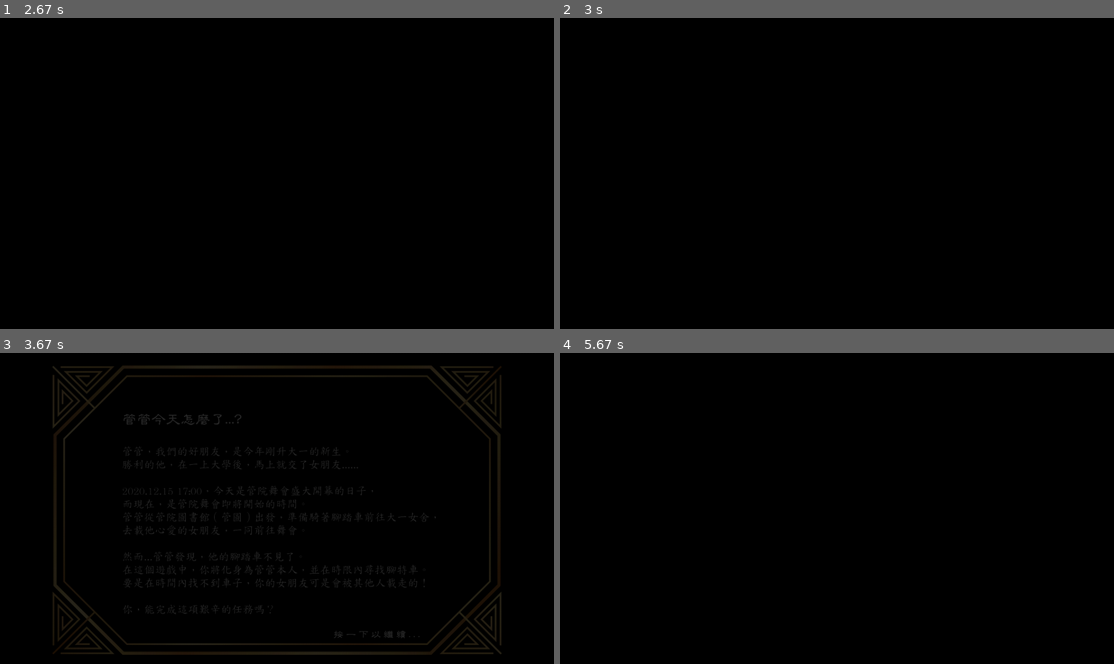
Above: before the commit, frames 1-4 (two rows, left to right).
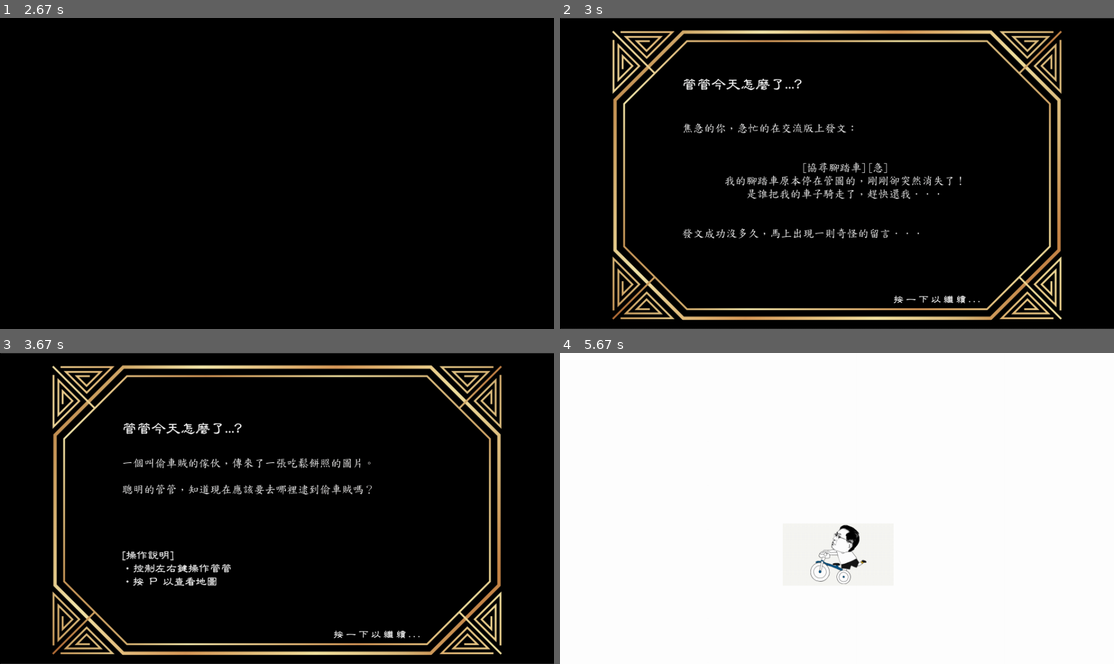
Above: after the commit, the same moments.

Repository: Luo-Andy-043/PBC_Final
Game: pygame game, started from Coding/Main.py
Two runs of this game, one before a commit and one after it. Both use one fixed random seed, a clock stepped at 60 frames per second and the inputs below.
Inputs (mouse positions are in pixels of both pictures, inside the frame that each line leads up to):
- Up to frame 1 (2.67 s): hold Right 0.33-0.8 s; click (360, 198) at 1.38 s
- Up to frame 2 (3 s): click (665, 126) at 2.78 s
- Up to frame 3 (3.67 s): click (105, 583) at 3.12 s; click (360, 399) at 3.52 s
- Up to frame 4 (5.67 s): move the mouse to (1041, 617) at 3.77 s; click (1041, 617) at 4 s; hold Right from 5.53 s (still down)

Frame 1 is identical in both runs. In frame 2, 11% of the frame differs, in the area x 0-100%, y 0-100%; in frame 3, 11%; in frame 4, 100%.

Commit message:
complete opening

Diff:
--- a/Coding/Main.py
+++ b/Coding/Main.py
@@ -48,7 +48,7 @@
     '''淡出成全黑'''
     fadeout = pygame.Surface(screen_size).convert()
     fadeout.fill(color)
-    for i in range(200):
+    for i in range(150):
         fadeout.set_alpha(i)
         screen.blit(fadeout, (0,0))
         pygame.display.update()
@@ -152,18 +152,8 @@
         self.rect.y += self.speedy
 
 # Opening
-running = True
 opening.opening()
-while running:
-    for event in pygame.event.get():
-        # 使用者關閉視窗
-        if event.type == pygame.QUIT:
-            running = False
-            quit_game = True
-        if event.type == pygame.MOUSEBUTTONDOWN:
-            if event.button == 1:  # 按左鍵
-                running = False
-                fadeout()
+fadeout()
 
 # 精靈設定
 all_sprites = pygame.sprite.Group()
--- a/Coding/opening.py
+++ b/Coding/opening.py
@@ -4,24 +4,53 @@
 working_path = os.path.dirname(__file__)
 os.chdir(working_path)
 
+# 啟動pygame
+pygame.init()
+
+# 路徑
+bg1_path = './素材/opening/opening_bg_1.png'
+bg2_path = './素材/opening/opening_bg_2.png'
+bg3_path = './素材/opening/opening_bg_3.png'
+bg4_path = './素材/opening/opening_bg_4.png'
+
+# 變數
+screen_size = (960, 540)
+
+# 建立視窗、畫布
+screen = pygame.display.set_mode(screen_size)
+pygame.display.set_caption('管管大冒險')
+
 def opening():
     '''描述故事情節'''
-    # 啟動pygame
-    pygame.init()
-
-    # 路徑
-    bg_path = './素材/opening/opening_bg.png'
-    opening_text_path = './素材/opening/opening.txt'
-
-    # 變數
-    screen_size = (960, 540)
-
-    # 建立視窗、畫布
-    screen = pygame.display.set_mode(screen_size)
-    pygame.display.set_caption('管管大冒險')
+    # 載入圖片
+    bg1 = pygame.image.load(bg1_path).convert_alpha()
+    bg1 = pygame.transform.smoothscale(bg1, screen_size)
+    bg2 = pygame.image.load(bg2_path).convert_alpha()
+    bg2 = pygame.transform.smoothscale(bg2, screen_size)
+    bg3 = pygame.image.load(bg3_path).convert_alpha()
+    bg3 = pygame.transform.smoothscale(bg3, screen_size)
+    bg4 = pygame.image.load(bg4_path).convert_alpha()
+    bg4 = pygame.transform.smoothscale(bg4, screen_size)
+    switcher = [bg1, bg2, bg3, bg4]
 
     # 畫上圖片
-    opening_bg = pygame.image.load(bg_path).convert_alpha()
-    opening_bg = pygame.transform.smoothscale(opening_bg, screen_size)
-    screen.blit(opening_bg, (0, 0))
+    screen.blit(bg1, (0,0))
     pygame.display.update()
+
+    # 按下左鍵切換
+    index = 0
+    run = True
+    while run:
+        for event in pygame.event.get():
+            # 使用者關閉視窗
+            if event.type == pygame.QUIT:
+                run = False
+            if event.type == pygame.MOUSEBUTTONDOWN:
+                if event.button == 1:  # 按下左鍵
+                    index += 1
+                    if index == 4:
+                        run = False
+                    else:
+                        to_show = switcher[index]
+                        screen.blit(to_show, (0,0))
+                        pygame.display.update()
Renamed: Coding/素材/opening/opening_bg.png -> Coding/素材/opening/opening_bg_1.png
Binary file added: Coding/素材/opening/opening_bg_2.png
Binary file added: Coding/素材/opening/opening_bg_3.png
Binary file added: Coding/素材/opening/opening_bg_4.png
Not shown, added: Coding/素材/AI檔/opening_bg _2.ai
Not shown, removed: Coding/素材/AI檔/opening_bg.ai
Not shown, added: Coding/素材/AI檔/opening_bg_1.ai
Not shown, added: Coding/素材/AI檔/opening_bg_3.ai
Not shown, added: Coding/素材/AI檔/opening_bg_4.ai
